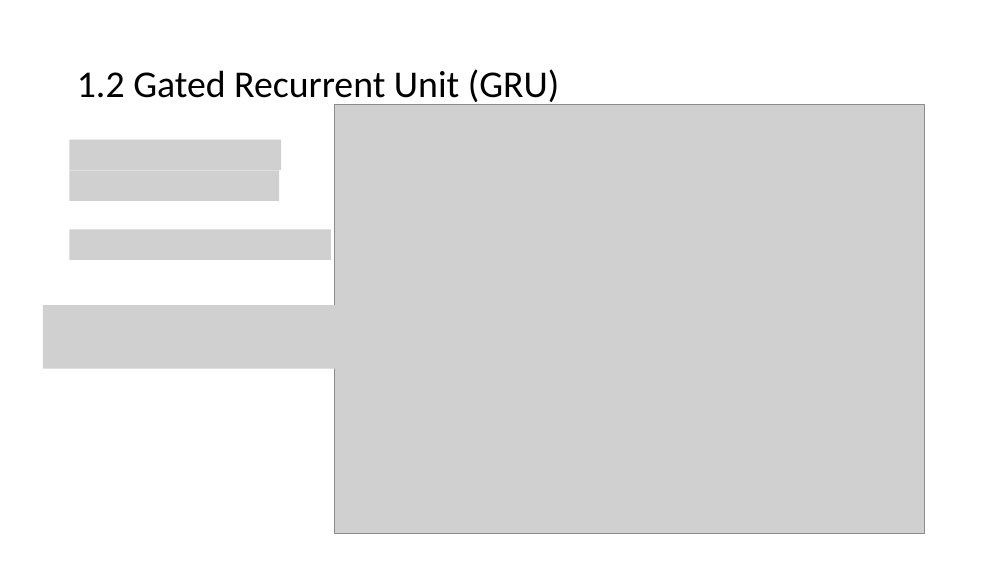
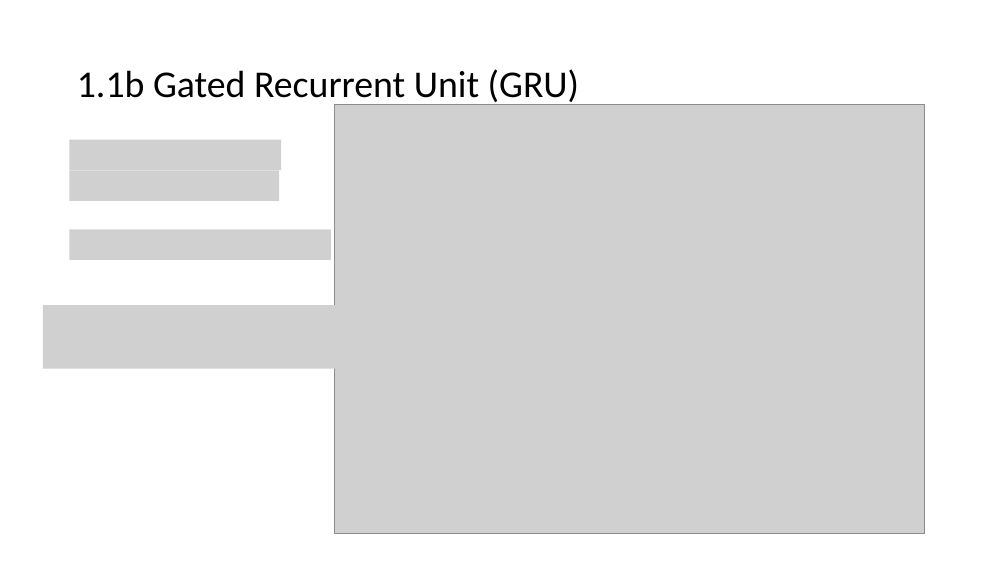
Before and after one commit to nguyenduyhanlam/PTXS-GTNN, a slide deck: slide 4 of encoder_decoder.pptx. Drawn at 1008x567 pixels with LibreOffice and Linux fonts; fonts in the diff are those of the drawing; grey boxes stand for pictures. Boxes give left, top, right and bottom in pixels: in the first picture for what was removed or moved away, otherwise in the second. Text is boxed around its words. In the diff, an @@ line names an element or a change of style, - is before the commit and + after.

```diff
--- a/encoder_decoder.pptx
+++ b/encoder_decoder.pptx
@@ title at [77,69,579,106]: text changed @@
-1.2 Gated Recurrent Unit (GRU)
+1.1b Gated Recurrent Unit (GRU)
```
Also in this commit, not shown: 2 other slides changed, 2 slides added, 2 other files.
